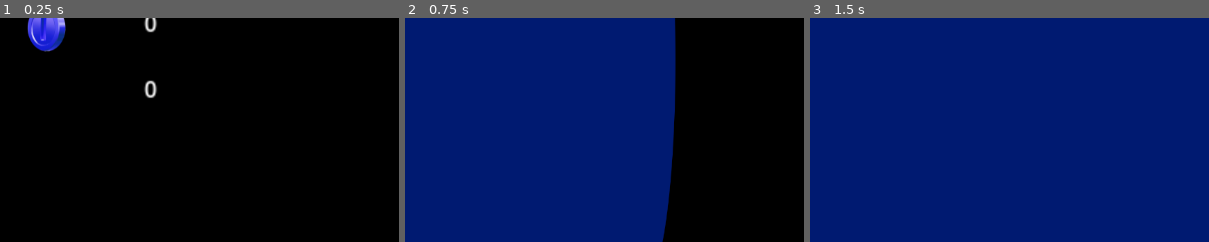
Above: before the commit, frames 1-3 (left to right).
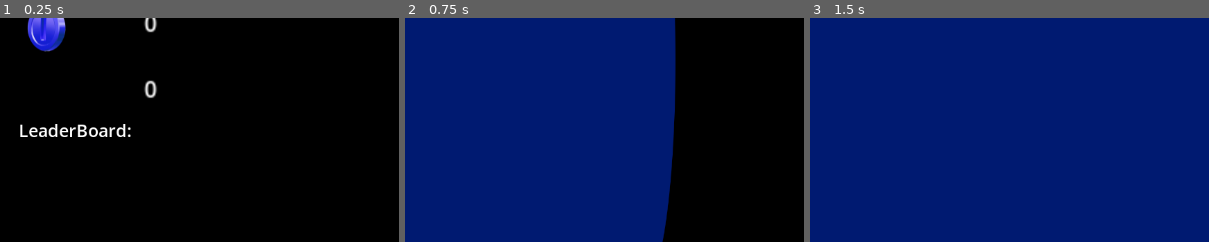
Above: after the commit, the same moments.

Repository: Tim-Barton/game-jam-2023
Game: Godot game, scene res://Scenes/end_level.tscn
The game is run twice, just before and just after one commit, with the same random seed, the same clock (stepped at 60 frames per second) and the same inputs. This scene is started directly instead of the project's main scene.
Inputs:
- Up to frame 1 (0.25 s): no input
- Up to frame 2 (0.75 s): click "Try Again" at 0.5 s
- Up to frame 3 (1.5 s): click "Try Again" at 1.25 s
The pictures show only the part of the screen within x 0-50%, y 41-91%; the shares and areas given below are measured in that part.

The runs differ from the first frame. In frame 1, 0.8% of the frame differs, in the area x 5-33%, y 47-54%; in frame 2, nothing differs; in frame 3, nothing differs.

Commit message:
label

Diff:
--- a/Scenes/end_level.tscn
+++ b/Scenes/end_level.tscn
@@ -9,6 +9,9 @@
 [ext_resource type="Texture2D" uid="uid://bl6mikx637tr2" path="res://CharacterController/SideScroller/GFX/Swordsman/Dead.png" id="7_jdyr0"]
 
 [sub_resource type="Theme" id="Theme_jonmg"]
+
+[sub_resource type="LabelSettings" id="LabelSettings_so06j"]
+font_size = 25
 
 [node name="TestScene" type="Control"]
 layout_mode = 3
@@ -128,4 +131,13 @@
 [node name="ScoreItemContainer" type="VBoxContainer" parent="HighScores"]
 layout_mode = 2
 
+[node name="lblLeaderBoard" type="Label" parent="."]
+layout_mode = 0
+offset_left = 27.369
+offset_top = 409.015
+offset_right = 132.369
+offset_bottom = 435.015
+text = "LeaderBoard:"
+label_settings = SubResource("LabelSettings_so06j")
+
 [connection signal="pressed" from="btnReturn" to="btnReturn" method="_on_pressed"]
Not shown: 1 places in CharacterController/SideScroller/Scenes/collectable_apple.tscn that only renumber resources
Not shown: 1 places in Scenes/ClimbingLevel.tscn that only renumber resources
Not shown: 1 places in Scenes/end_level.tscn that only renumber resources
